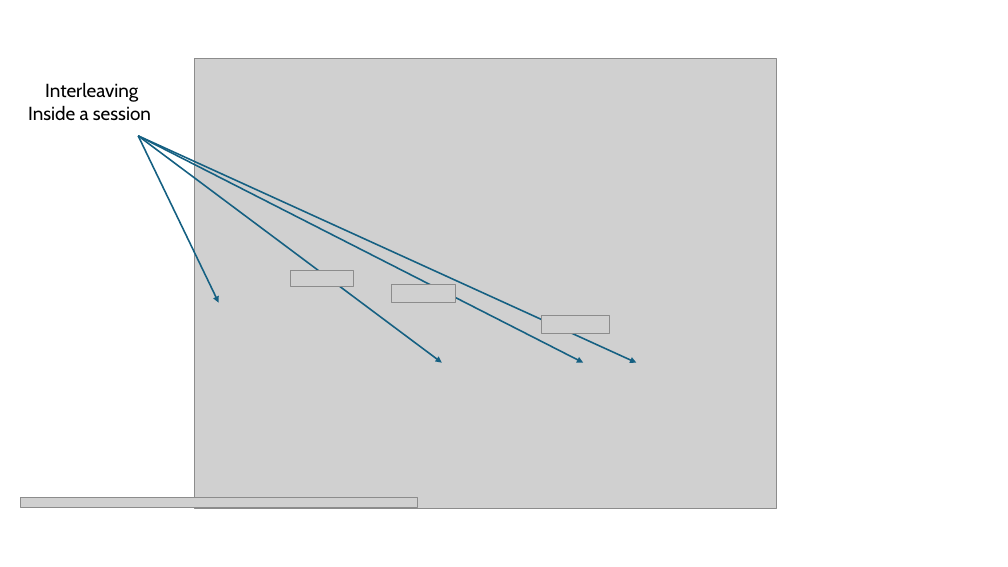
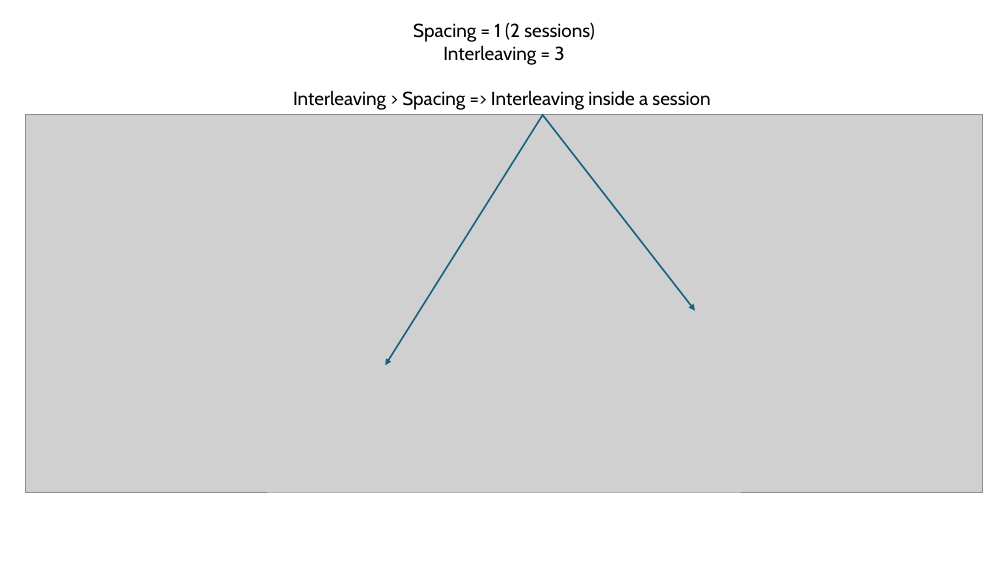
Before and after one commit to rodrigoprestesmachado/codespaces-blank, a slide deck: slide 5 of CSEDU2025/Presentation.pptx (slide 3 before the commit). Drawn at 1008x567 pixels with LibreOffice and Linux fonts; fonts in the diff are those of the drawing; grey boxes stand for pictures. Boxes give left, top, right and bottom in pixels: in the first picture for what was removed or moved away, otherwise in the second. Text is boxed around its words. In the diff, an @@ line names an element or a change of style, - is before the commit and + after.

```diff
--- a/CSEDU2025/Presentation.pptx
+++ b/CSEDU2025/Presentation.pptx
@@ text added at <box>293,22,710,110</box>, 18 pt, text #000000 @@
+Spacing = 1 (2 sessions)
+Interleaving = 3
+Interleaving > Spacing => Interleaving inside a session
@@ text removed at <box>28,82,151,120</box> @@
-Interleaving
-Inside a session
@@ picture: place and size @@
-picture at <box>194,58,776,508</box>
+picture at <box>25,115,983,492</box>
@@ arrow moved from (138, 136) - (637, 363) to (543, 115) - (386, 365) @@
@@ arrow added from (542, 115) to (695, 311), #156082 1.5 pt @@
@@ arrow removed from (138, 136) to (442, 363) @@
@@ arrow removed from (138, 136) to (583, 363) @@
@@ arrow removed from (138, 136) to (219, 302) @@
@@ picture removed at <box>290,271,354,287</box> @@
@@ picture removed at <box>392,284,455,302</box> @@
@@ picture removed at <box>541,315,609,333</box> @@
@@ picture removed at <box>20,498,417,508</box> @@
```
Also in this commit, not shown: 1 other slide changed, 1 slide added, 37 other files.
